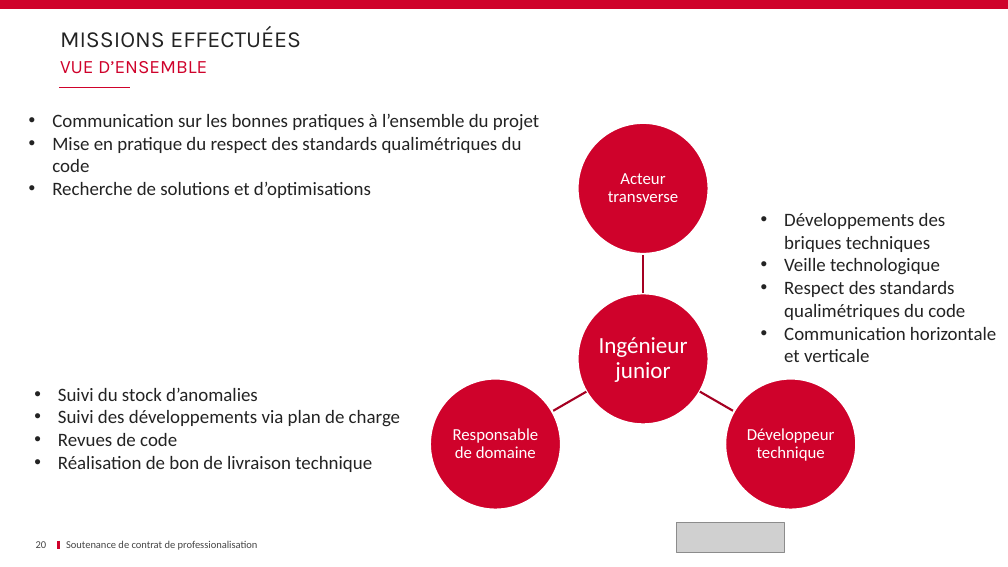
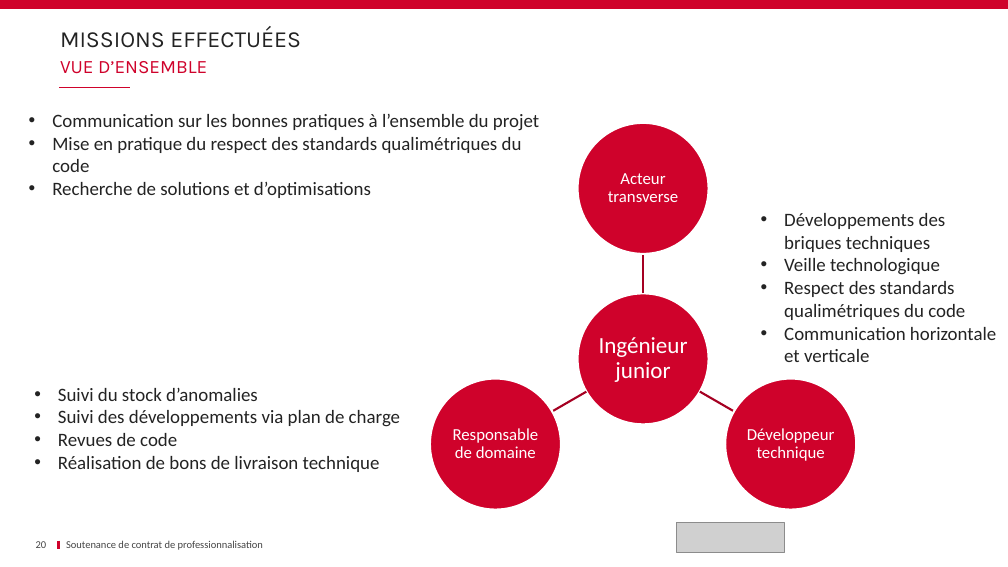
Before and after one commit to Dixit-Z/Memoire, a slide deck: slide 20 of Soutenance.pptx. Drawn at 1008x567 pixels with LibreOffice and Linux fonts; fonts in the diff are those of the drawing; grey boxes stand for pictures; background and template pictures are left out. Boxes give left, top, right and bottom in pixels: in the first picture for what was removed or moved away, otherwise in the second. Text is boxed around its words. In the diff, an @@ line names an element or a change of style, - is before the commit and + after.

```diff
--- a/Soutenance.pptx
+++ b/Soutenance.pptx
@@ text at bbox=[58, 456, 380, 472]: text changed @@
-• Réalisation de bon de livraison technique
+• Réalisation de bons de livraison technique
@@ text at bbox=[66, 540, 263, 550]: text changed @@
-Soutenance de contrat de professionalisation
+Soutenance de contrat de professionnalisation
```
Also in this commit, not shown: 39 other slides changed, 1 slide added.
